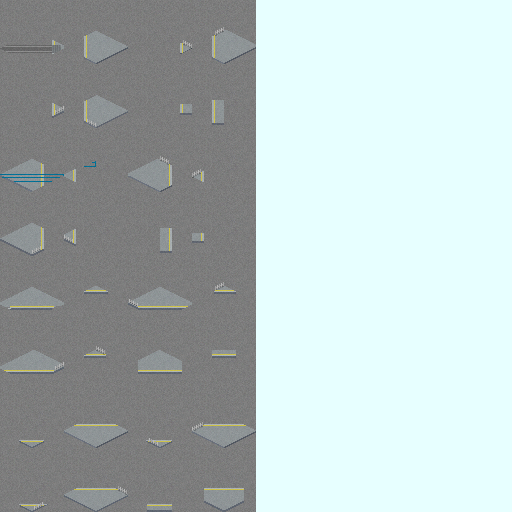
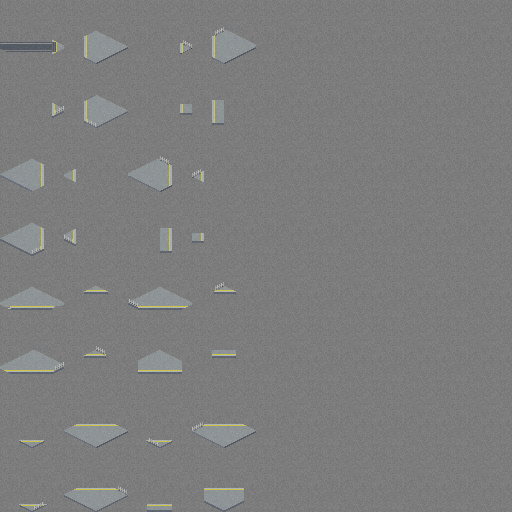
Layers edited between the first and the second 512 x 512 image:
painted on "Platform_Noise.xcf" over [256, 0, 512, 512]
renamed "貼り付けられたレイヤー #24" to "[25]", painted on it over [84, 161, 96, 167]
removed layer "貼り付けられたレイヤー #23" from group "Left" over [0, 174, 64, 182]
added layer "FootBase" in group "Right" over [0, 41, 55, 52]
painted on "[16]" over [0, 41, 61, 53]
